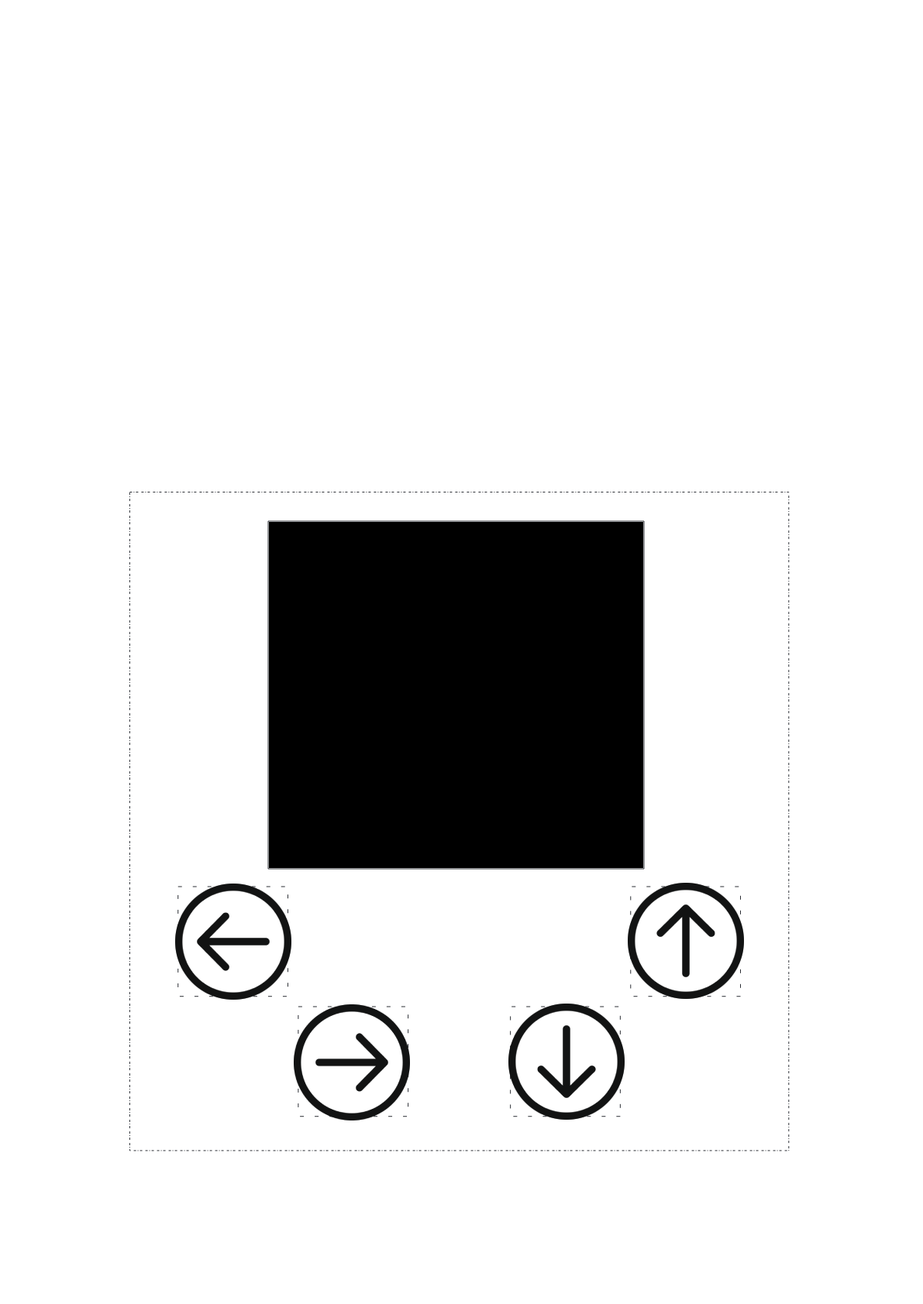
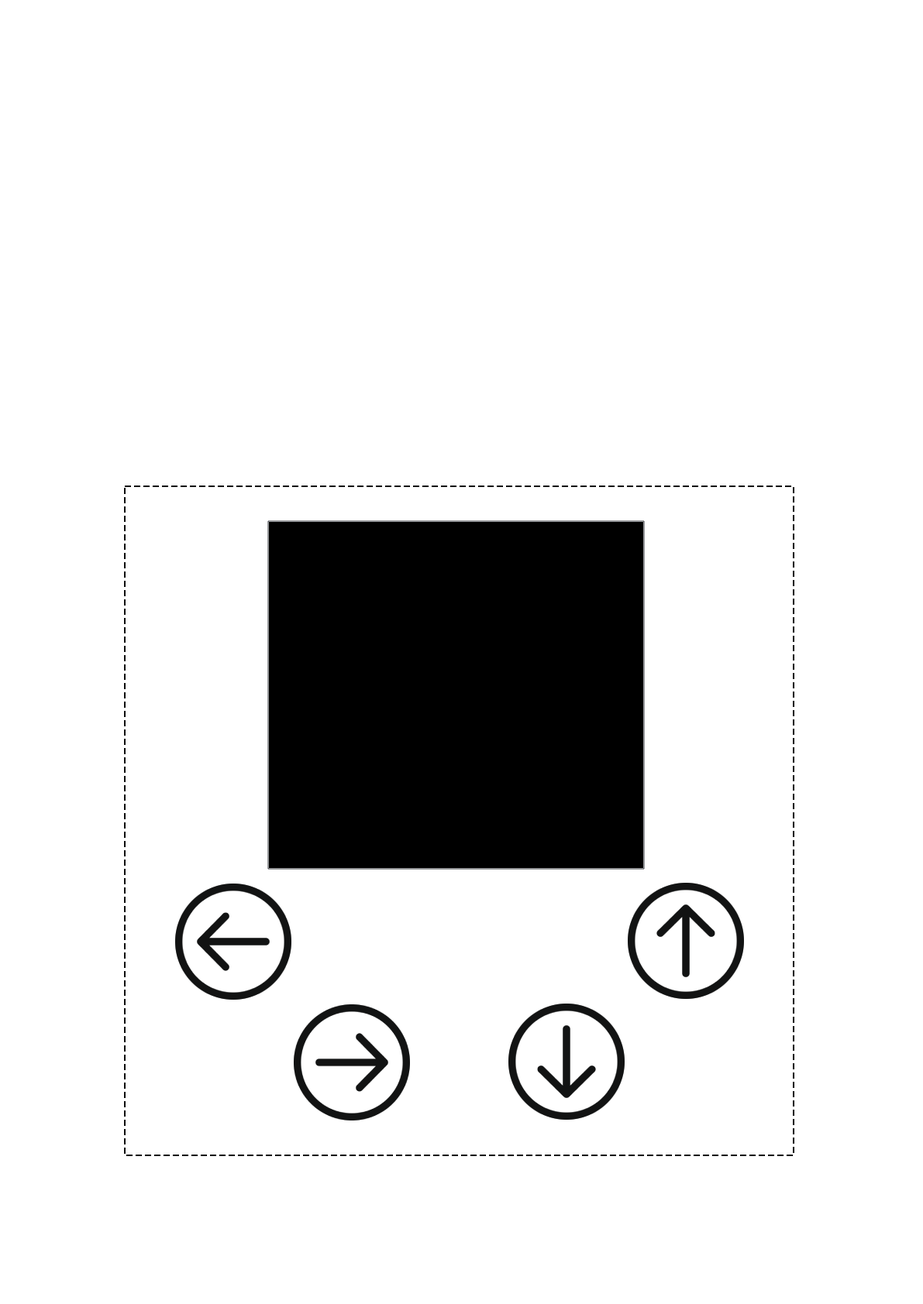
Layers edited between the first and the second (923, 1304) image:
pixels changed over left=123, top=485, right=794, bottom=1157 (layer not identified)
